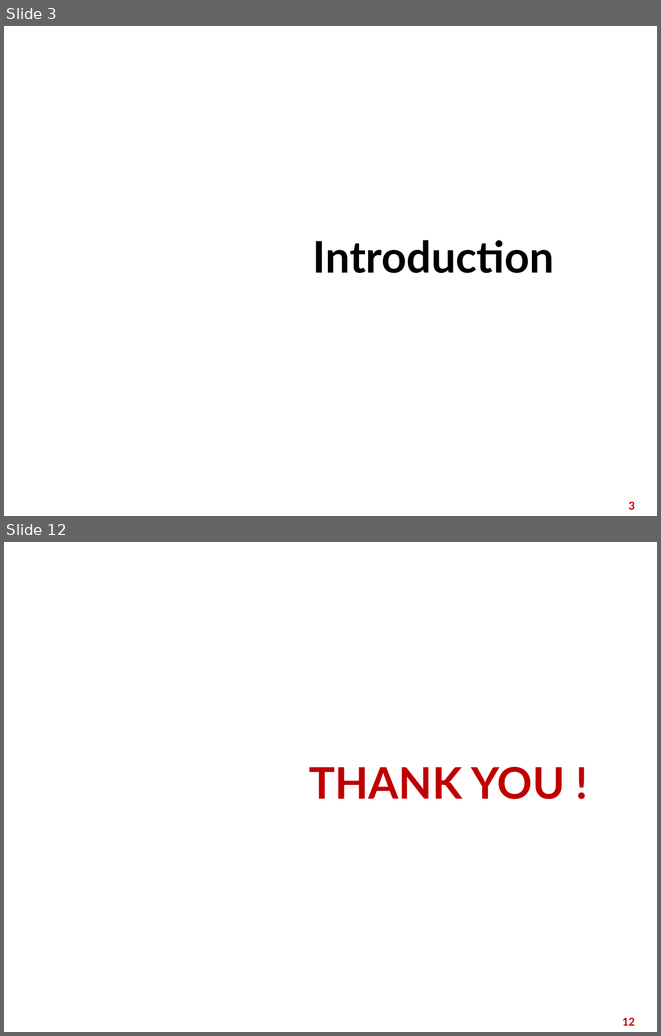
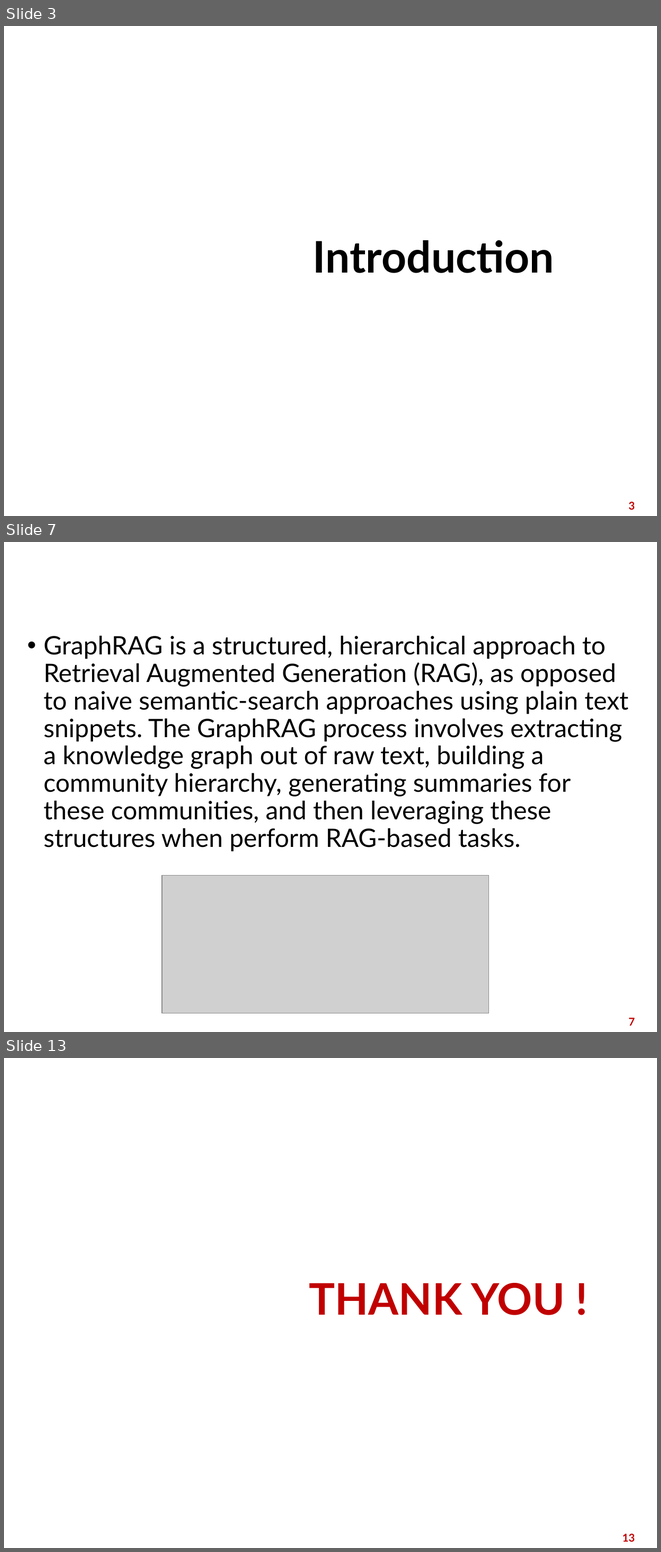
Before and after one commit to nnt2606/semantic-web, a slide deck: Semantic web.pptx. Shown one above the other, each under a label of ours: slides 3 and 12 before the commit, slides 3, 7 and 13 after it; the slides between them are not shown. The pictures are 661x1036 and 661x1552 pixels, drawn with LibreOffice and Linux fonts; fonts in the diff are those of the drawing; grey boxes stand for pictures; background and template pictures are left out. Boxes give left, top, right and bottom in pixels: in the first picture for what was removed or moved away, otherwise in the second. Text is boxed around its words. In the diff, an @@ line names an element or a change of style, - is before the commit and + after.

```diff
--- a/Semantic web.pptx
+++ b/Semantic web.pptx
@@ slide 7 added at (4,542,657,1032), background picture (left out) @@
@@ title added at (21,548,641,580), 28 pt, text #FFFFFF, bold @@
+Graph Retrieval-Augmented Generation (GraphRAG)
@@ text added at (44,635,628,852), 28 pt, text #000000 @@
+• GraphRAG is a structured, hierarchical approach to Retrieval Augmented Generation (RAG), as opposed to naive semantic-search approaches using plain text snippets. The GraphRAG process involves extracting a knowledge graph out of raw text, building a community hierarchy, generating summaries for these communities, and then leveraging these structures when perform RAG-based tasks.
@@ picture added at (162,875,489,1013) @@
@@ page number added at (628,1017,635,1025), 12 pt, text #C00000, bold @@
+7
@@ what was slide 12 is now slide 13 @@
@@ page number at (623,1533,635,1541): text changed @@
-12
+13
```
Also in this commit, not shown: 3 slides changed, 7 other slides added, 7 slides removed.
